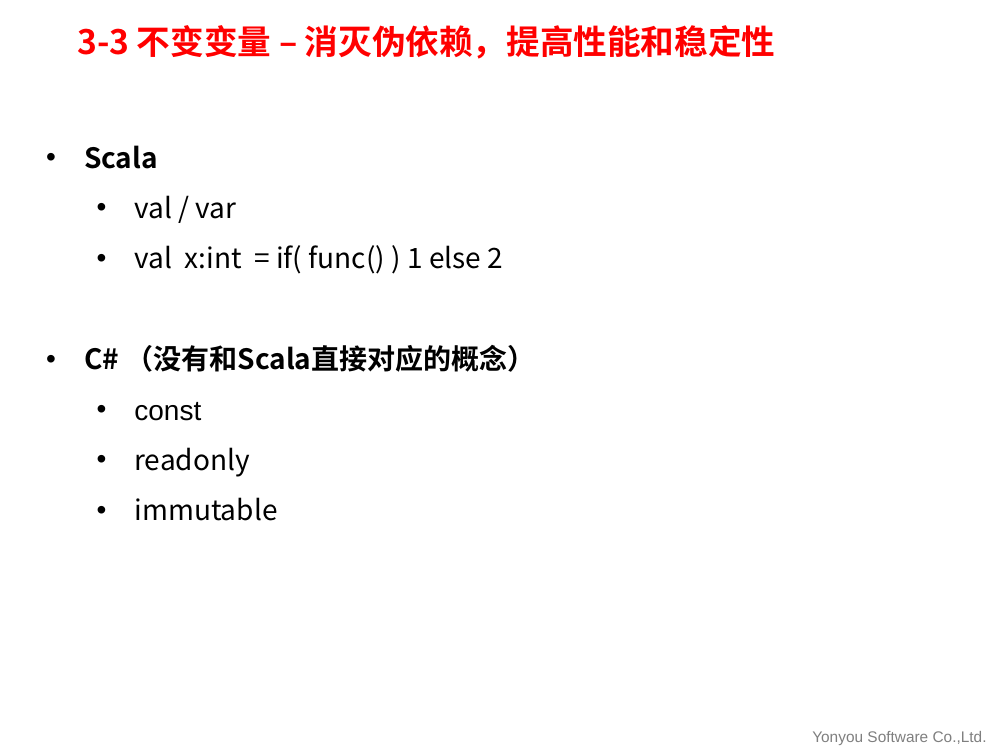
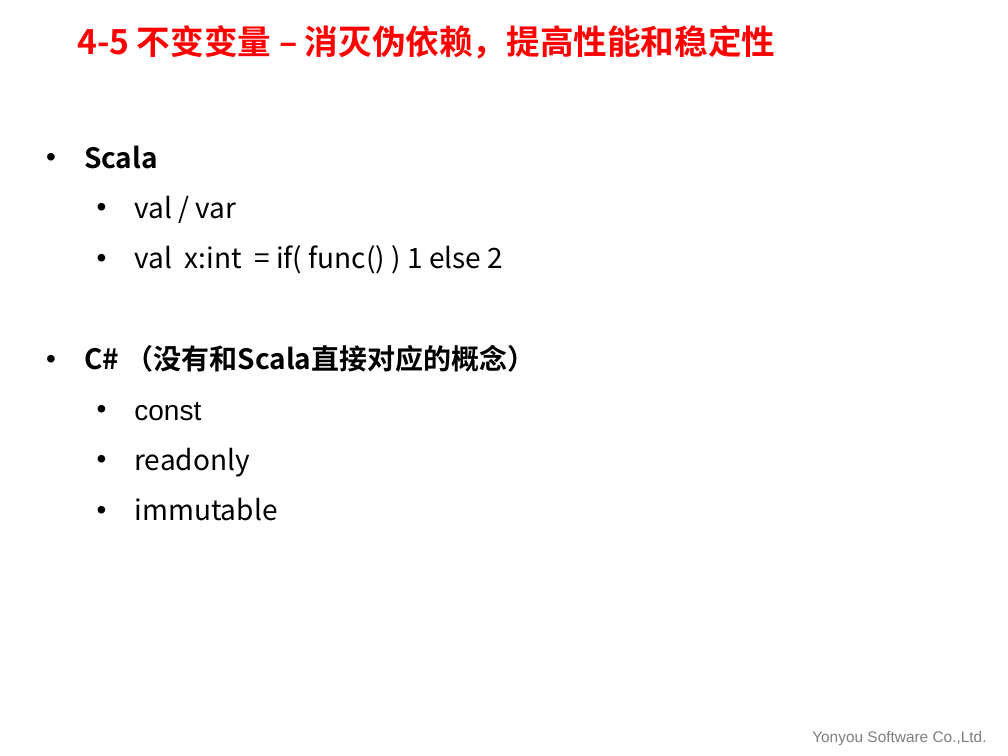
Before and after one commit to U8PLAT/Functional-programming-and-parallel-computing, a slide deck: slide 15 of 函数式语言与并行计算.pptx. Drawn at 1008x756 pixels with LibreOffice and Linux fonts; fonts in the diff are those of the drawing; background and template pictures are left out. Boxes give left, top, right and bottom in pixels: in the first picture for what was removed or moved away, otherwise in the second. Text is boxed around its words. In the diff, an @@ line names an element or a change of style, - is before the commit and + after.

```diff
--- a/函数式语言与并行计算.pptx
+++ b/函数式语言与并行计算.pptx
@@ title at box(77, 25, 775, 59): text changed @@
-3-3 不变变量 – 消灭伪依赖，提高性能和稳定性
+4-5 不变变量 – 消灭伪依赖，提高性能和稳定性
```
Also in this commit, not shown: 16 other slides changed.
